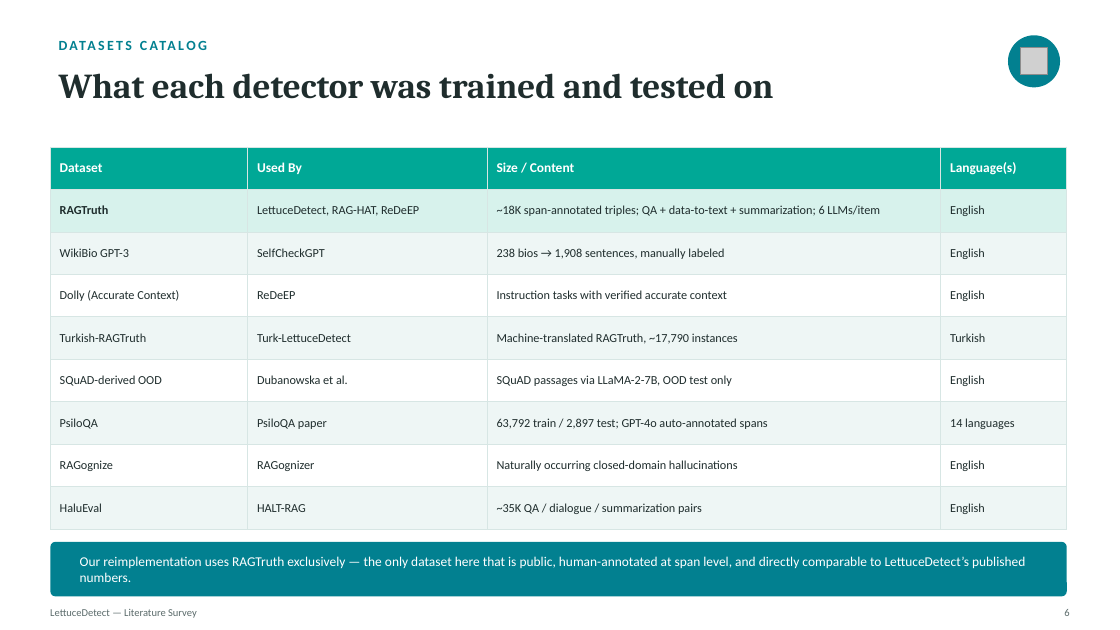
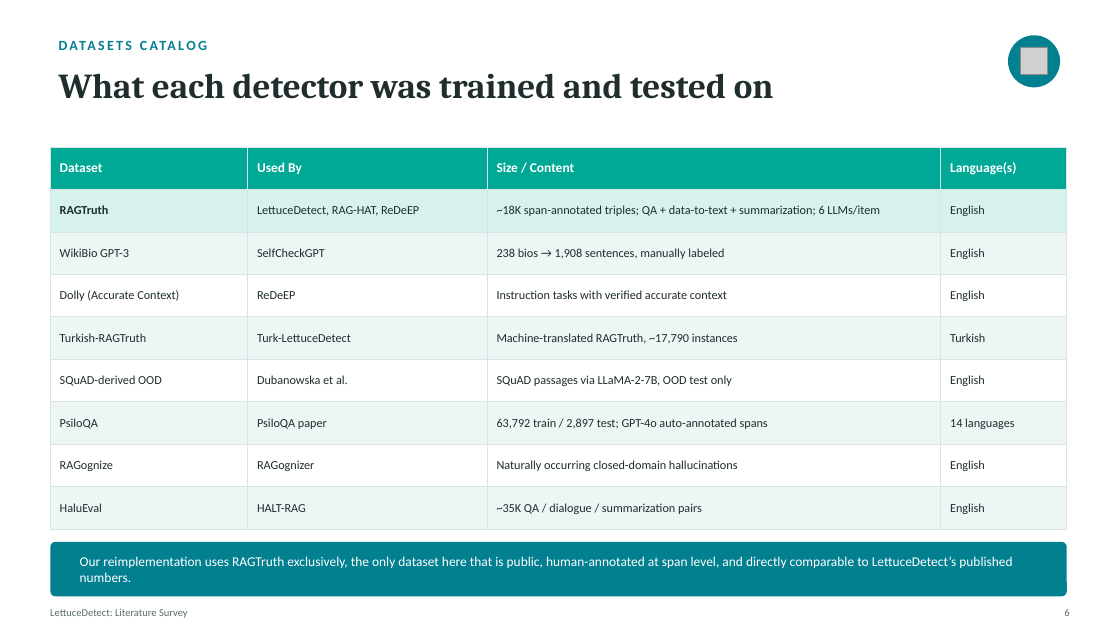
Before and after one commit to AfzalRaja001/lettucedetect-reimpl, a slide deck: slide 6 of docs/LettuceDetect_Presentation_.pptx. Drawn at 1120x630 pixels with LibreOffice and Linux fonts; fonts in the diff are those of the drawing; grey boxes stand for pictures. Boxes give left, top, right and bottom in pixels: in the first picture for what was removed or moved away, otherwise in the second. Text is boxed around its words. In the diff, an @@ line names an element or a change of style, - is before the commit and + after.

```diff
--- a/docs/LettuceDetect_Presentation_.pptx
+++ b/docs/LettuceDetect_Presentation_.pptx
@@ text at (x1=80, y1=556, x2=1012, y2=582): text changed @@
-Our reimplementation uses RAGTruth exclusively — the only dataset here that is public, human-annotated at span level, and directly comparable to LettuceDetect’s published numbers.
+Our reimplementation uses RAGTruth exclusively, the only dataset here that is public, human-annotated at span level, and directly comparable to LettuceDetect’s published numbers.
@@ text at (x1=50, y1=609, x2=188, y2=618): text changed @@
-LettuceDetect — Literature Survey
+LettuceDetect: Literature Survey
```
Also in this commit, not shown: 20 other slides changed, 2 other files.
